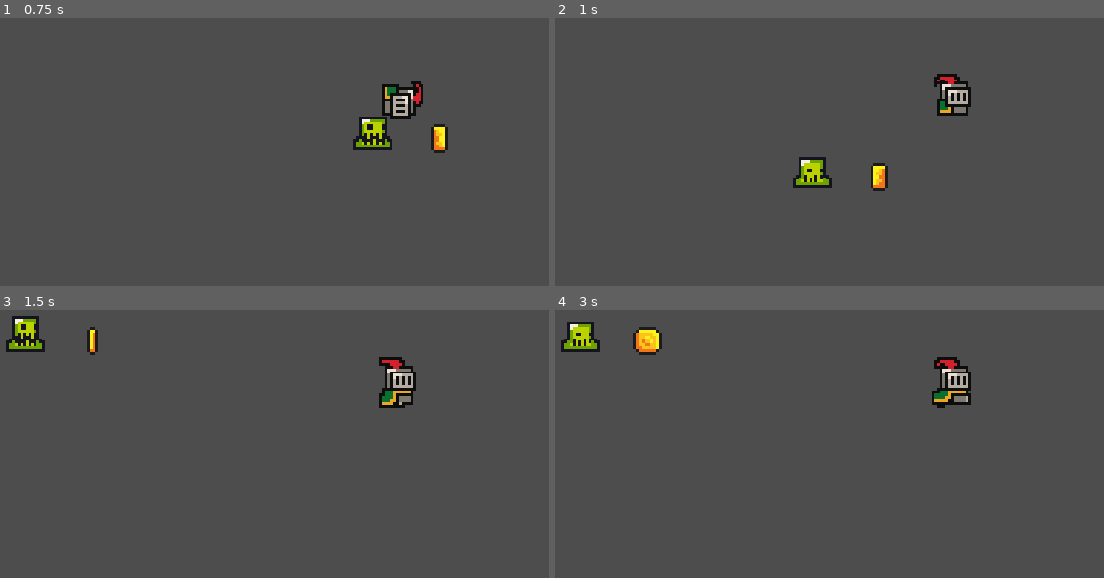
Above: before the commit, frames 1-4 (two rows, left to right).
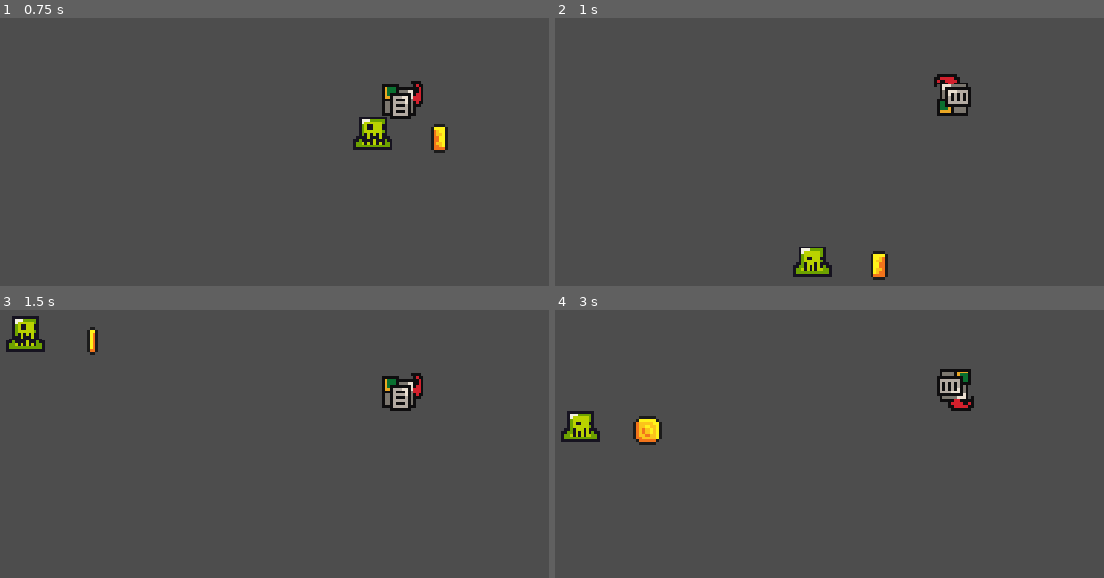
Above: after the commit, the same moments.

Repository: jsjzh/jump-game
Game: Godot game, scene res://src/sences/game.tscn
Two runs of this game, one before a commit and one after it. Both use one fixed random seed, a clock stepped at 60 frames per second and the inputs below. Sound files missing from this copy of the repository are replaced by a short silence.
Inputs:
- Up to frame 1 (0.75 s): hold Right (right) from 0.53 s (still down); tap X (jump) at 0.6 s
- Up to frame 2 (1 s): keep holding Right (right); tap X (jump) at 0.77 s
- Up to frame 3 (1.5 s): keep holding Right (right); tap X (jump) at 1.07 s; tap C (attack) at 1.35 s
- Up to frame 4 (3 s): tap X (jump) at 1.52, 1.55, 1.82, 2.3, 2.85 s; release Right (right) at 2.03 s; hold Left (left) 2.03-2.78 s; tap Z (roll) at 2.1 s; hold Right (right) from 2.78 s (still down)

Frame 1 is identical in both runs. In frame 2, 2.0% of the frame differs, in the area x 43-76%, y 23-98%; in frame 3, 1.1%; in frame 4, 3.3%, in the area x 1-77%, y 4-51%.

Commit message:
feat: 增加二连跳能力

Diff:
--- a/src/scriprts/player.gd
+++ b/src/scriprts/player.gd
@@ -7,6 +7,7 @@
 	var run_speed: float = 100
 	var run_reduce_speed: float = 10
 	var jump_speed: float = 300
+	var jump_count: int = 2
 	var roll_speed: float = 150
 	var roll_time: float = 0.5
 
@@ -22,10 +23,15 @@
 func _physics_process(delta: float) -> void:
 	# 如果不在地面上，就施加重力
 	if !is_on_floor():
+		if Input.is_action_just_pressed("jump") and player.jump_count > 0:
+			player.jump_count -= 1
+			velocity.y = - player.jump_speed
 		velocity.y += get_gravity().y * delta
 	else:
+		player.jump_count = 2
 		if Input.is_action_just_pressed("jump"):
 			velocity.y = - player.jump_speed
+			player.jump_count -= 1
 		if Input.is_action_just_pressed("roll"):
 			player.current_status = PlayStatus.ROLL
 			await get_tree().create_timer(player.roll_time).timeout
